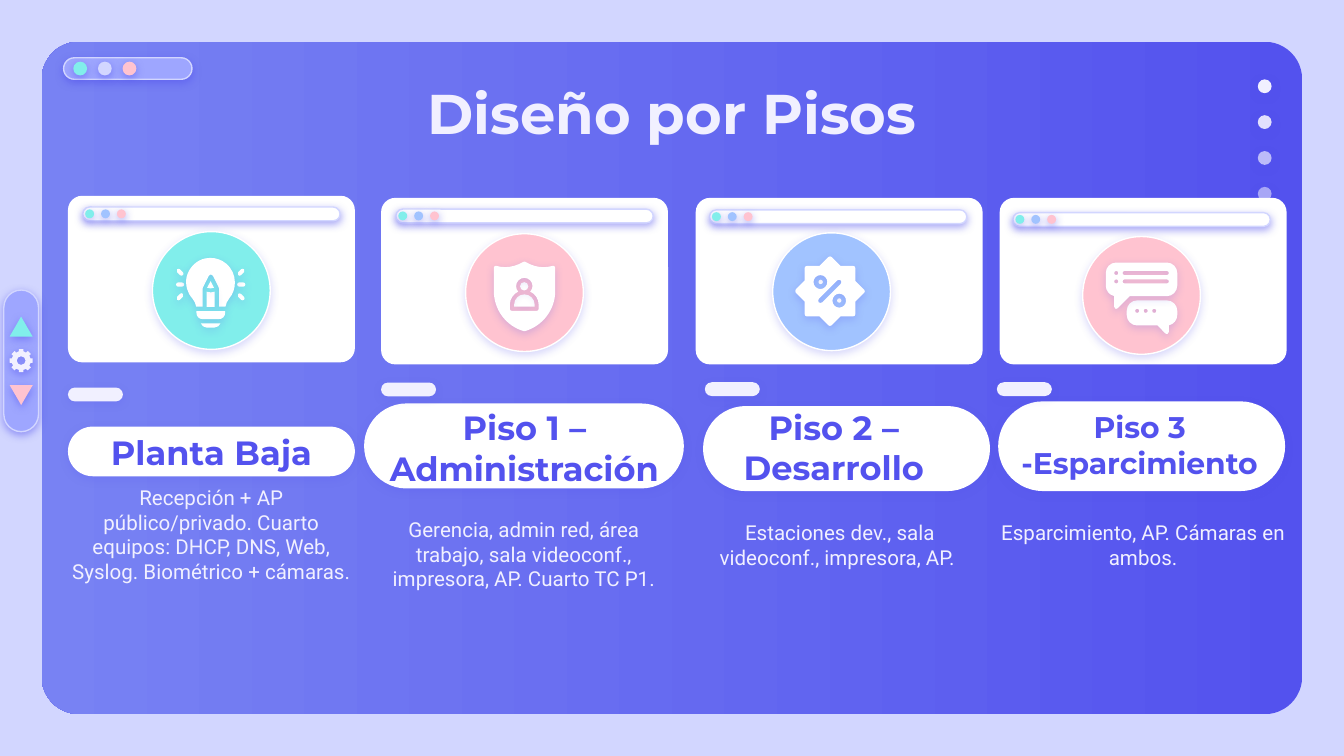
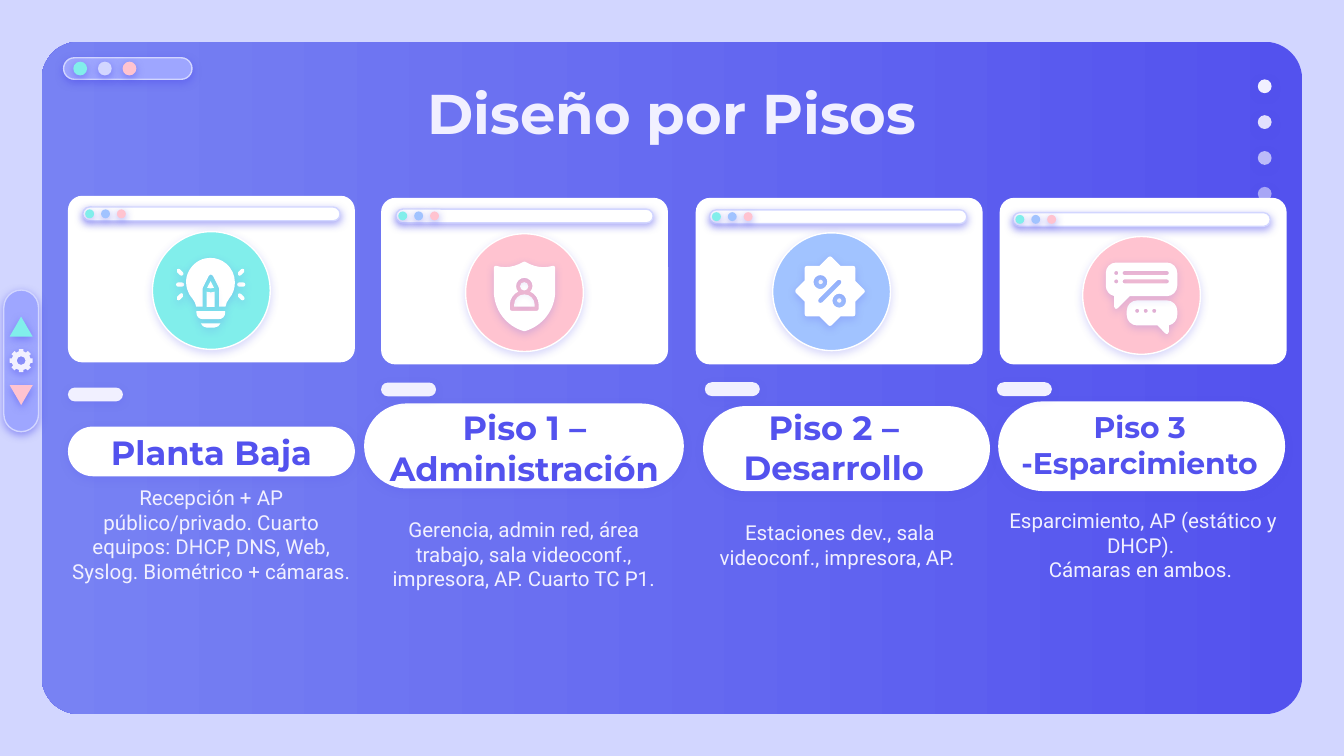
Before and after one commit to AngelHusielLaraHernandez/ProyectoRedesFI, a slide deck: slide 3 of Out/PresentacionRedesDeDatos.pptx. Drawn at 1344x756 pixels with LibreOffice and Linux fonts; fonts in the diff are those of the drawing. Boxes give left, top, right and bottom in pixels: in the first picture for what was removed or moved away, otherwise in the second. Text is boxed around its words. In the diff, an @@ line names an element or a change of style, - is before the commit and + after.

Commit message:
ae agrego lo ultima configuracion de DHCP, y se actualizo la documentacion

```diff
--- a/Out/PresentacionRedesDeDatos.pptx
+++ b/Out/PresentacionRedesDeDatos.pptx
@@ text at (x1=1009, y1=512, x2=1277, y2=577): text changed @@
-Esparcimiento, AP. Cámaras en ambos.
+Esparcimiento, AP (estático y DHCP).
+Cámaras en ambos.
```
Also in this commit, not shown: 1 other slide changed, 8 other files.
